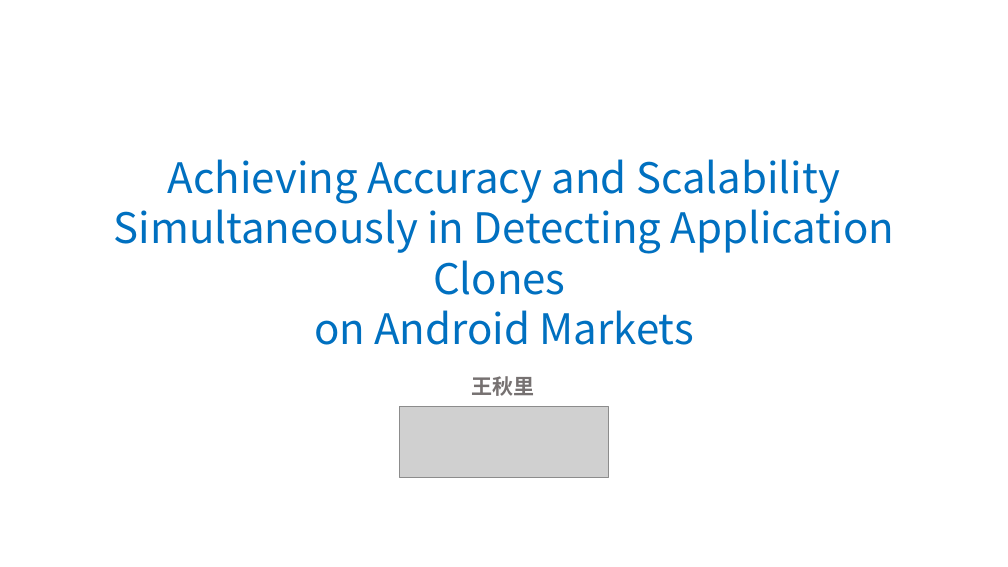
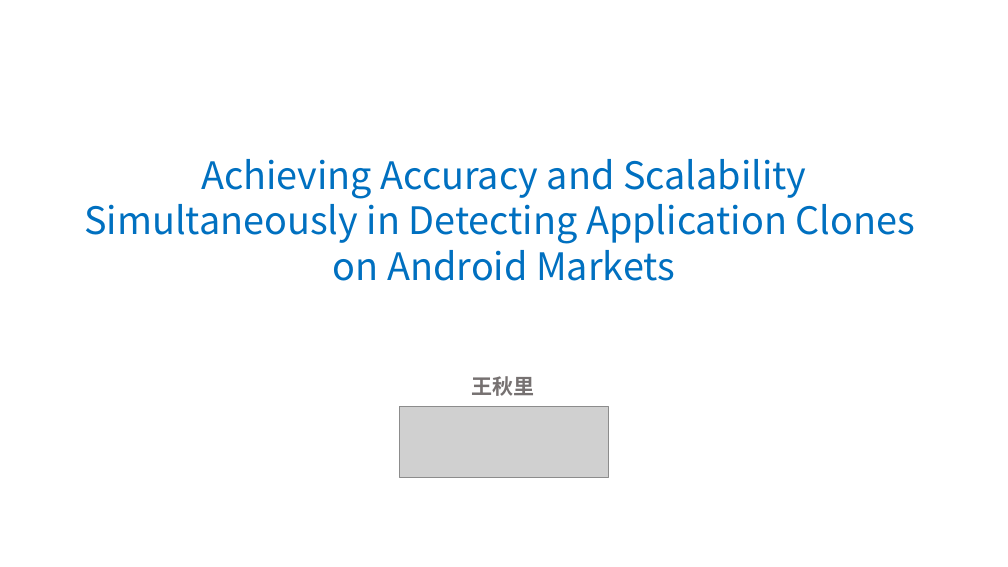
Before and after one commit to qiuliwang/cabinet, a slide deck: slide 1 of papers/AASSppt/AASS.pptx. Drawn at 1008x567 pixels with LibreOffice and Linux fonts; fonts in the diff are those of the drawing; grey boxes stand for pictures. Boxes give left, top, right and bottom in pixels: in the first picture for what was removed or moved away, otherwise in the second. Text is boxed around its words. In the diff, an @@ line names an element or a change of style, - is before the commit and + after.

```diff
--- a/papers/AASSppt/AASS.pptx
+++ b/papers/AASSppt/AASS.pptx
@@ text "Achieving Accuracy and Scalability" at bbox=[84, 159, 915, 281]: size 40 to 36 pt @@
```
Also in this commit, not shown: 2 other slides changed, 4 slides added, 1 other file.
